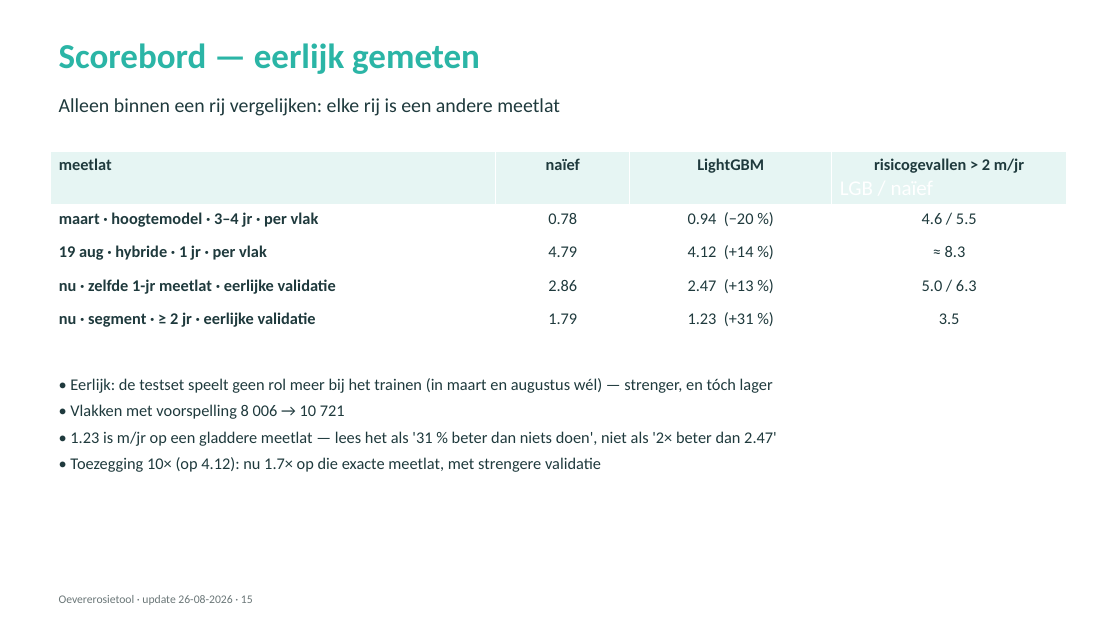
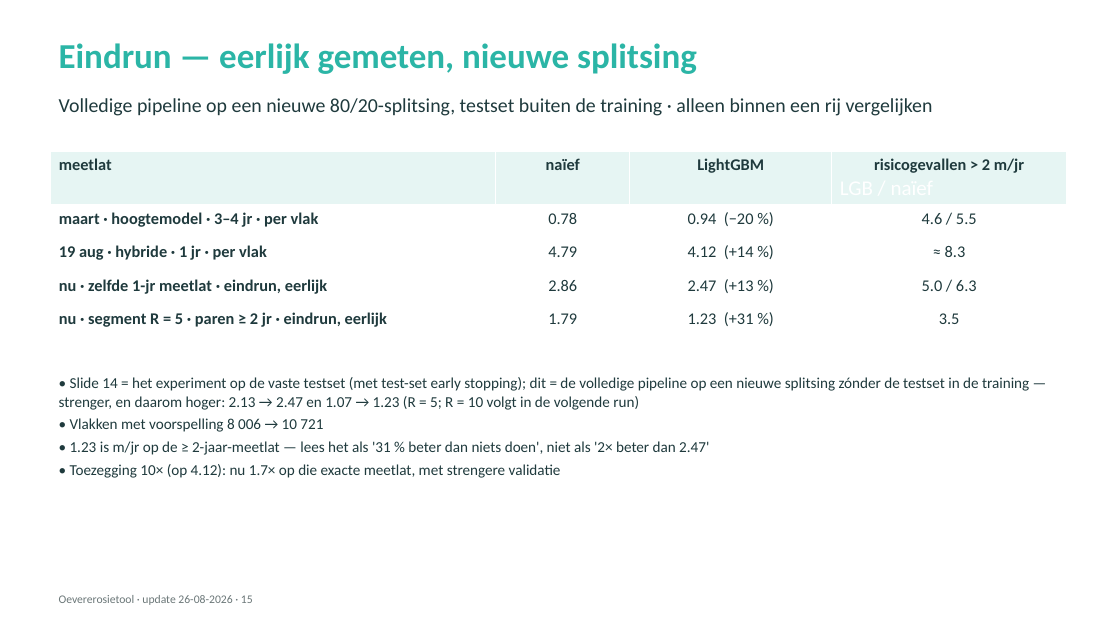
Before and after one commit to HAL24K/wocu-oevererosie, a slide deck: slide 15 of docs/presentations/20260826_update_v2.pptx. Drawn at 1120x630 pixels with LibreOffice and Linux fonts; fonts in the diff are those of the drawing. Boxes give left, top, right and bottom in pixels: in the first picture for what was removed or moved away, otherwise in the second. Text is boxed around its words. In the diff, an @@ line names an element or a change of style, - is before the commit and + after.

Commit message:
docs(presentation): As 3 on the horizon ruler (R sweep, R=10 pick), matrix with horizon steps, eindrun scorebord; ledger hz-R*

```diff
--- a/docs/presentations/20260826_update_v2.pptx
+++ b/docs/presentations/20260826_update_v2.pptx
@@ text at bbox=[59, 43, 697, 74]: text changed @@
-Scorebord — eerlijk gemeten
+Eindrun — eerlijk gemeten, nieuwe splitsing
@@ text at bbox=[59, 98, 933, 116]: text changed @@
-Alleen binnen een rij vergelijken: elke rij is een andere meetlat
+Volledige pipeline op een nieuwe 80/20-splitsing, testset buiten de training · alleen binnen een rij vergelijken
@@ table at bbox=[50, 151, 1067, 339] @@
-row 4, column 1: nu · zelfde 1-jr meetlat · eerlijke validatie
+row 4, column 1: nu · zelfde 1-jr meetlat · eindrun, eerlijk
-row 5, column 1: nu · segment · ≥ 2 jr · eerlijke validatie
+row 5, column 1: nu · segment R = 5 · paren ≥ 2 jr · eindrun, eerlijk
@@ text at bbox=[59, 377, 1029, 410]: text changed; size 14 to 13 pt @@
-• Eerlijk: de testset speelt geen rol meer bij het trainen (in maart en augustus wél) — strenger, en tóch lager
+• Slide 14 = het experiment op de vaste testset (met test-set early stopping); dit = de volledige pipeline op een nieuwe splitsing zónder de testset in de training — strenger, en daarom hoger: 2.13 → 2.47 en 1.07 → 1.23 (R = 5; R = 10 volgt in de volgende run)
@@ text at bbox=[70, 418, 561, 478]: size 14 to 13 pt in "• Vlakken met voorspelling 8 006 → ...", "• Toezegging 10× (op 4.12): nu 1.7× ..."; less space between paragraphs @@
@@ text at bbox=[70, 441, 709, 455]: text changed; size 14 to 13 pt @@
-• 1.23 is m/jr op een gladdere meetlat — lees het als '31 % beter dan niets doen', niet als '2× beter dan 2.47'
+• 1.23 is m/jr op de ≥ 2-jaar-meetlat — lees het als '31 % beter dan niets doen', niet als '2× beter dan 2.47'
```
Also in this commit, not shown: 5 other slides changed, 6 other files.
